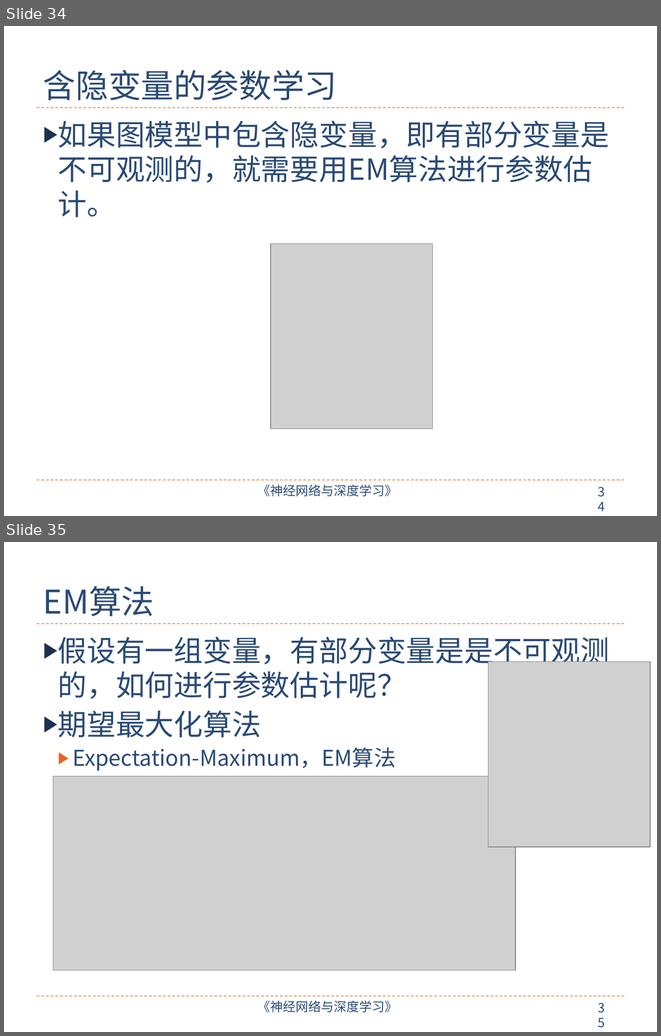
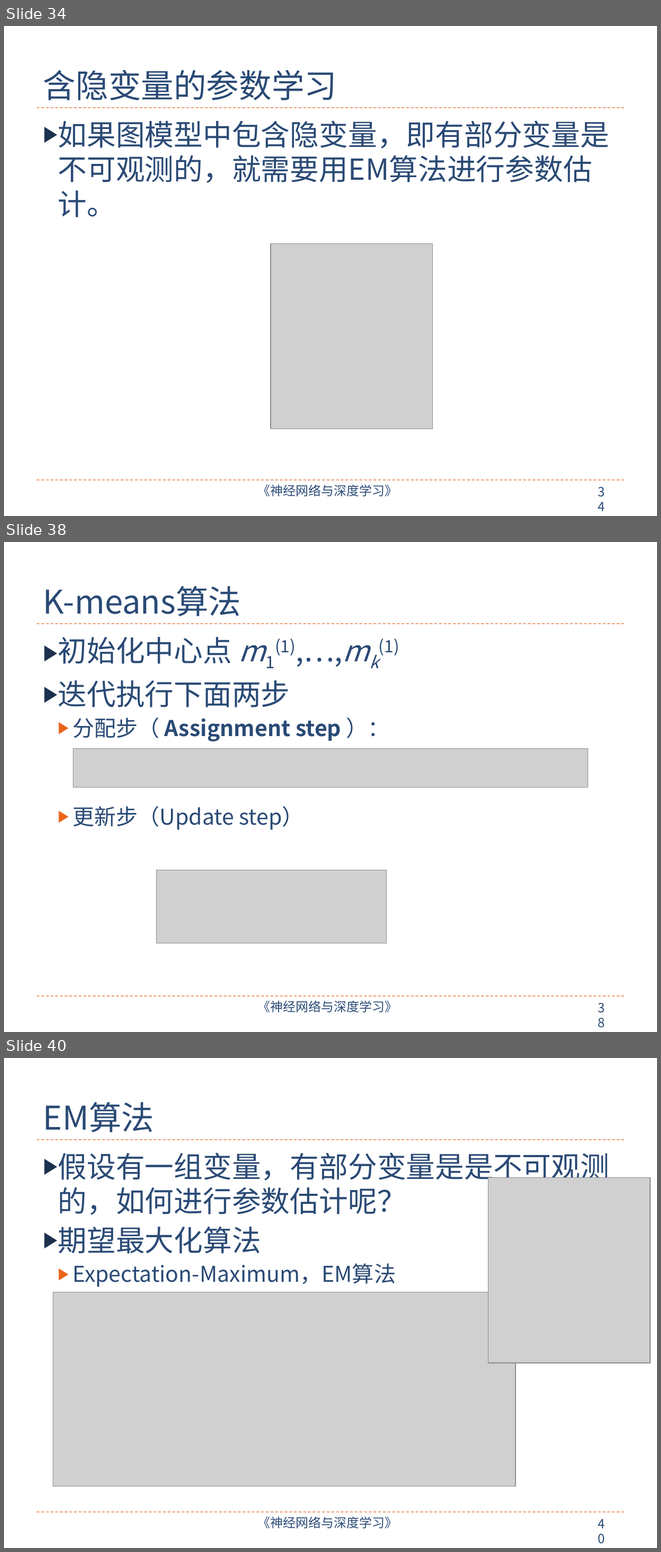
Before and after one commit to nndl/nndl.github.io, a slide deck: ppt/chap-概率图模型.pptx. Shown one above the other, each under a label of ours: slides 34 and 35 before the commit, slides 34, 38 and 40 after it; the slides between them are not shown. The pictures are 661x1036 and 661x1552 pixels, drawn with LibreOffice and Linux fonts; fonts in the diff are those of the drawing; grey boxes stand for pictures. Boxes give left, top, right and bottom in pixels: in the first picture for what was removed or moved away, otherwise in the second. Text is boxed around its words. In the diff, an @@ line names an element or a change of style, - is before the commit and + after.

Commit message:
更新typo

```diff
--- a/ppt/chap-概率图模型.pptx
+++ b/ppt/chap-概率图模型.pptx
@@ slide 38 added at [4, 542, 657, 1032], background #FFFFFF; not listed: 4 template elements that a slide beside it also shows @@
@@ title added at [43, 586, 241, 616], 36 pt, text #2A4A75 @@
+K-means算法
@@ text added at [58, 637, 399, 830], 24 pt, text #2A4A75 @@
+▶ 初始化中心点 m1(1),…,mk(1)
+▶ 迭代执行下面两步
+  ▶ 分配步（ Assignment step ）：
+  ▶ 更新步（Update step）
@@ picture added at [73, 748, 589, 787] @@
@@ picture added at [156, 870, 386, 943] @@
@@ what was slide 35 is now slide 40 @@
@@ page number at [592, 1512, 618, 1534]: text changed @@
-35
+40
```
Also in this commit, not shown: 6 slides changed, 13 other slides added, 1 slide removed, 2 other files.
